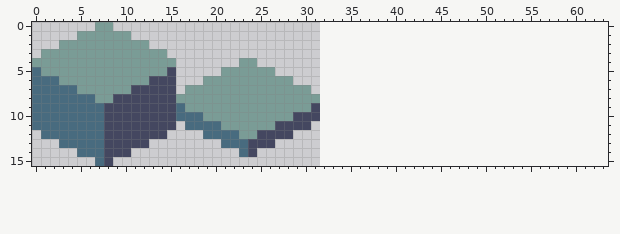
Two versions of one pixel-art file, src/assets/art/tileset.aseprite. Above is the file before it was changed.
32x16 pixels, 1 frame. The old version is drawn lined up with the new one, on the new canvas.
Now the later version:
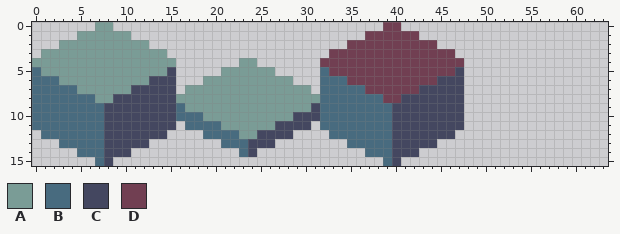
Palette (. is transparent): A #7a9c96  B #486b7f  C #444760  D #713f52
What changed:
canvas 32x16 -> 64x16
There is now colour B in row 5 at x 32; in row 6 at x 32 to 34; in row 7 at x 32 to 36; in row 8 at x 32 to 38; in rows 9 to 11 at x 32 to 39; in row 12 at x 33 to 39.
There is now colour B in row 13 at x 35 to 39; in row 14 at x 37 to 39; in row 15 at x 39.
There is now colour C in row 5 at x 47; in row 6 at x 45 to 47; in row 7 at x 43 to 47; in row 8 at x 41 to 47; in rows 9 to 11 at x 40 to 47; in row 12 at x 40 to 46.
There is now colour C in row 13 at x 40 to 44; in row 14 at x 40 to 42; in row 15 at x 40.
There is now colour D in row 0 at x 39 to 40; in row 1 at x 37 to 42; in row 2 at x 35 to 44; in row 3 at x 33 to 46; in row 4 at x 32 to 47; in row 5 at x 33 to 46.
There is now colour D in row 6 at x 35 to 44; in row 7 at x 37 to 42; in row 8 at x 39 to 40.
Where, in picture pixels (left, top, right, bottom), the same in both pictures:
added: (320, 22, 464, 166)
